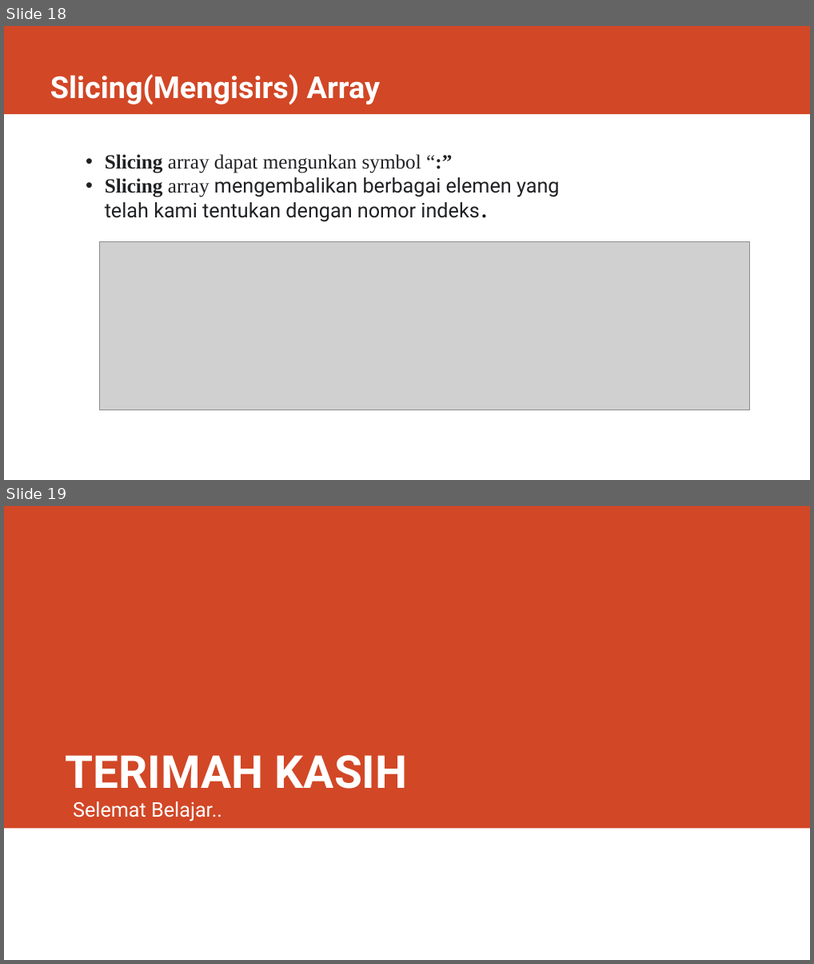
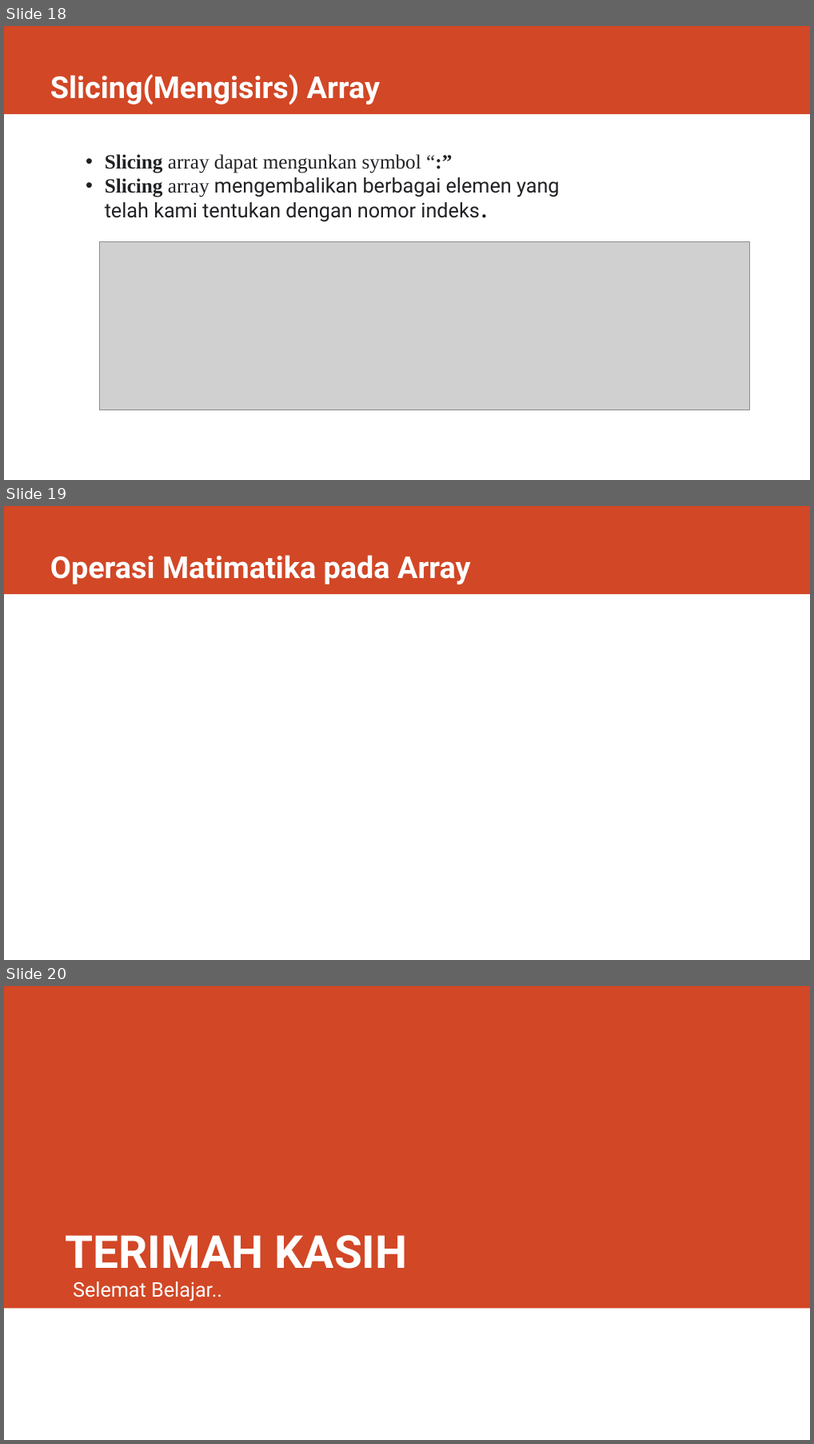
Before and after one commit to rizalarfani/Pengolahan-Citra-Digital-PCD-, a slide deck: Materi/Dasar-Dasar python (List,Array,Matriks) .pptx. Shown one above the other, each under a label of ours: slides 18 and 19 before the commit, slides 18, 19 and 20 after it. The pictures are 814x964 and 814x1444 pixels, drawn with LibreOffice and Linux fonts; fonts in the diff are those of the drawing; grey boxes stand for pictures. Boxes give left, top, right and bottom in pixels: in the first picture for what was removed or moved away, otherwise in the second. Text is boxed around its words. In the diff, an @@ line names an element or a change of style, - is before the commit and + after.

```diff
--- a/Materi/Dasar-Dasar python (List,Array,Matriks) .pptx
+++ b/Materi/Dasar-Dasar python (List,Array,Matriks) .pptx
@@ slide 19 added at (4,506,810,960), background #FFFFFF; not listed: 1 template element that a slide beside it also shows @@
@@ title added at (50,555,470,584), 36 pt, text #FFFFFF, bold @@
+Operasi Matimatika pada Array
@@ what was slide 19 is now slide 20 @@
```
Also in this commit, not shown: 20 other files.
